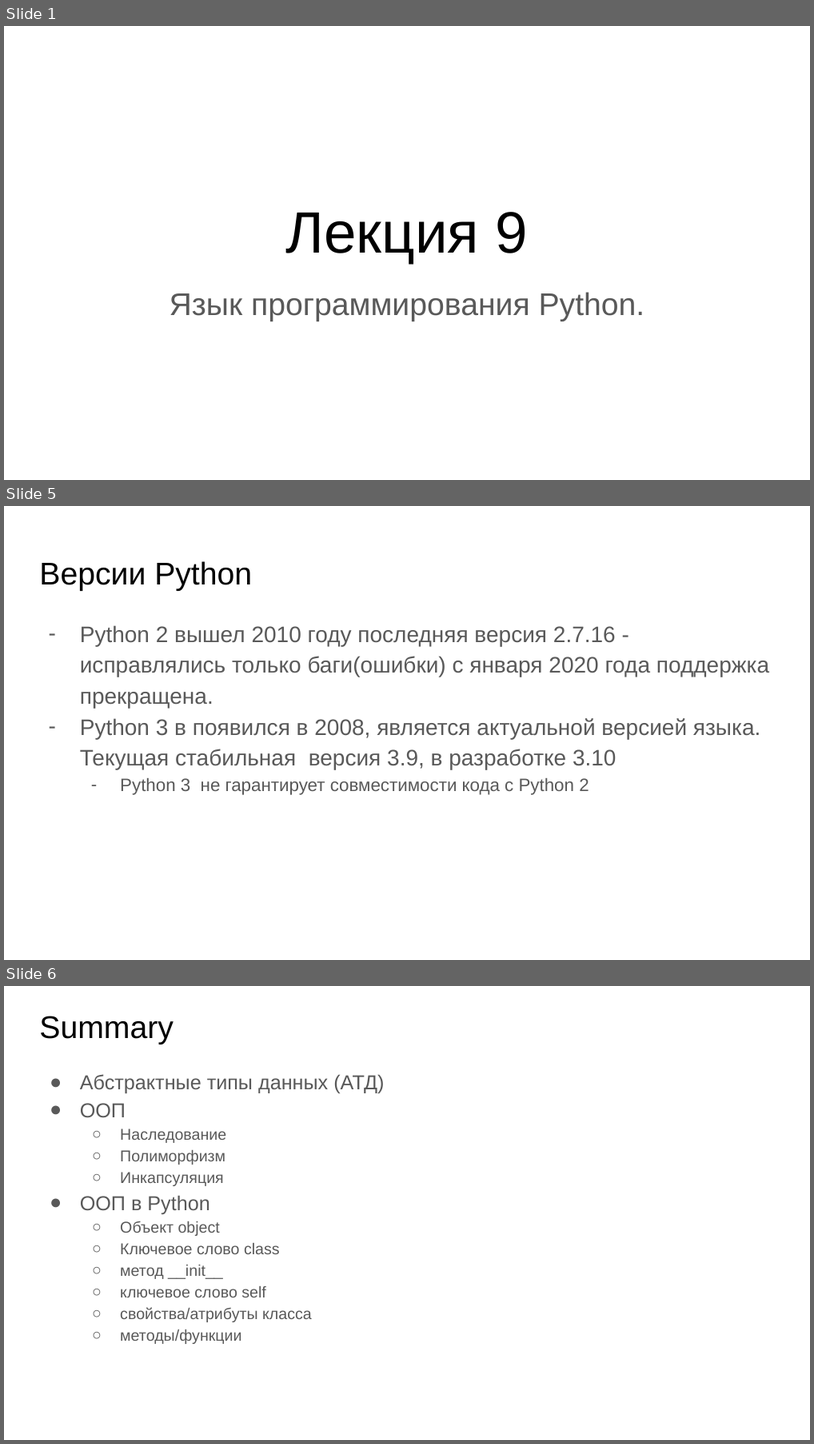
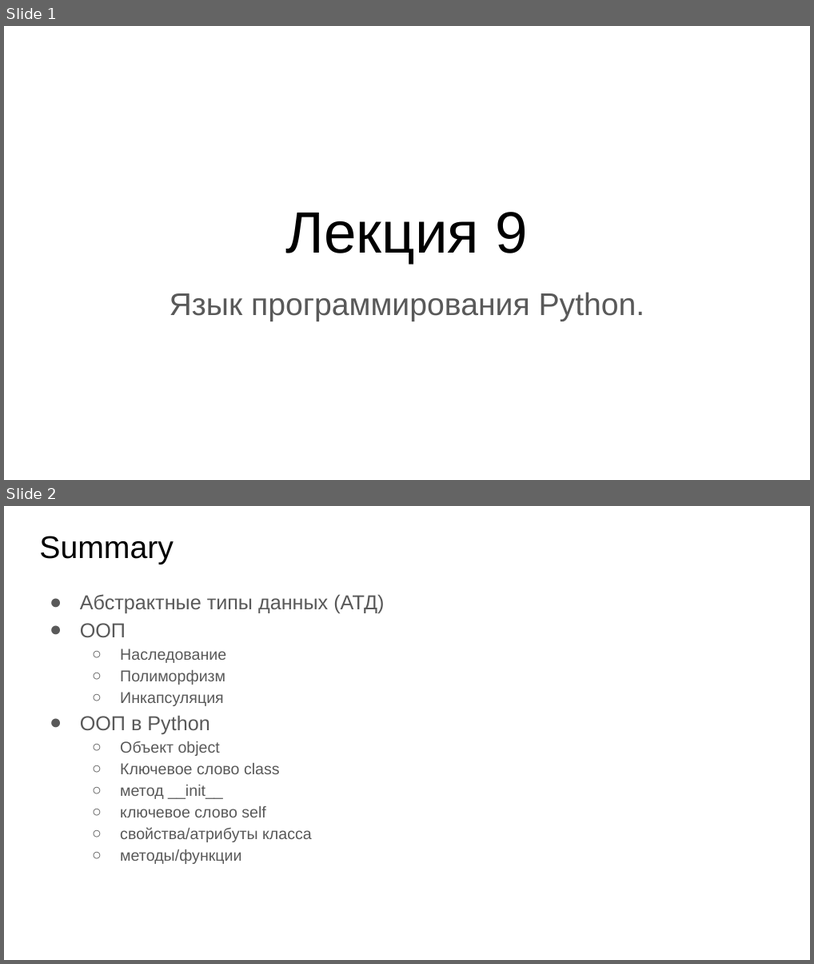
Before and after one commit to Daterdum/python-course, a slide deck: Lection 5/Лекция 5.pptx. Shown one above the other, each under a label of ours: slides 1, 5 and 6 before the commit, slides 1 and 2 after it; the slides between them are not shown. The pictures are 814x1444 and 814x964 pixels, drawn with LibreOffice and Linux fonts; fonts in the diff are those of the drawing. Boxes give left, top, right and bottom in pixels: in the first picture for what was removed or moved away, otherwise in the second. Text is boxed around its words. In the diff, an @@ line names an element or a change of style, - is before the commit and + after.

```diff
--- a/Lection 5/Лекция 5.pptx
+++ b/Lection 5/Лекция 5.pptx
@@ slide 5 removed at <box>4,506,810,960</box>, background #FFFFFF @@
@@ title removed at <box>39,561,252,591</box> @@
-Версии Python
@@ text removed at <box>80,625,770,795</box> @@
-– Python 2 вышел 2010 году последняя версия 2.7.16 - исправлялись только баги(ошибки) с января 2020 года поддержка прекращена.
-– Python 3 в появился в 2008, является актуальной версией языка. Текущая стабильная версия 3.9, в разработке 3.10
-  – Python 3 не гарантирует совместимости кода с Python 2
@@ what was slide 6 is now slide 2 @@
```
Also in this commit, not shown: 1 slide changed, 7 other slides removed, 1 other file.
